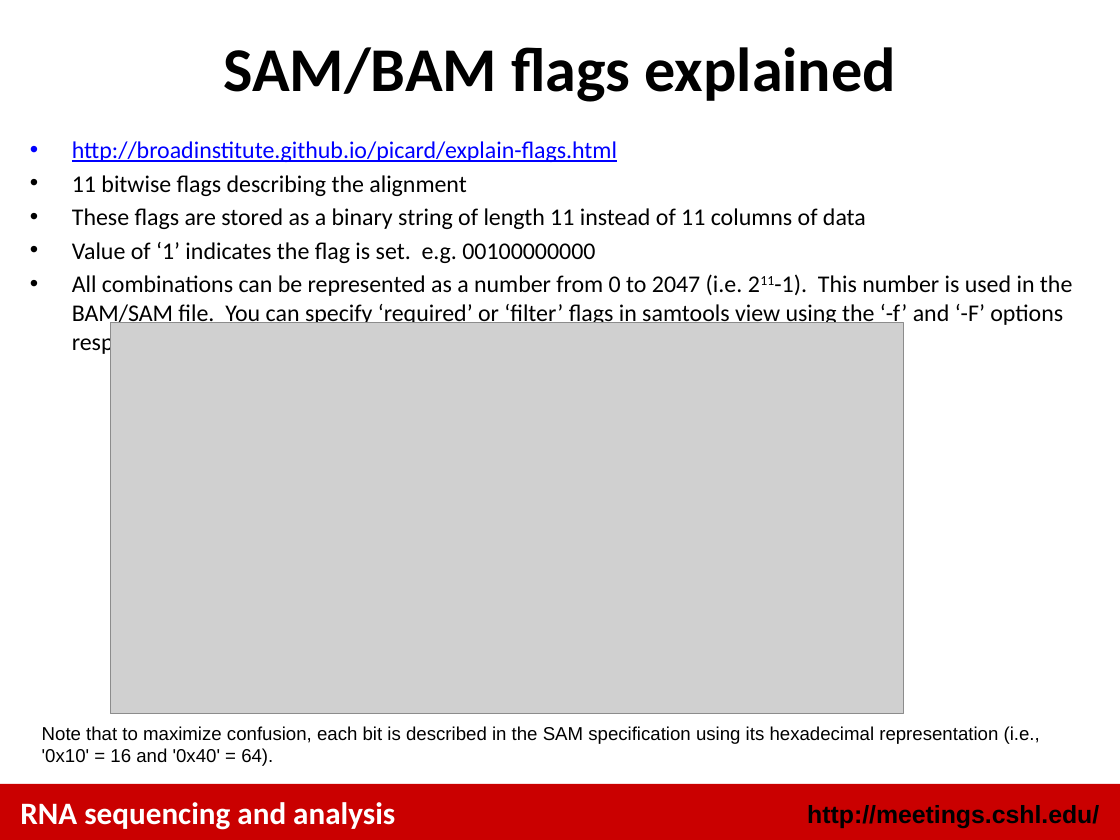
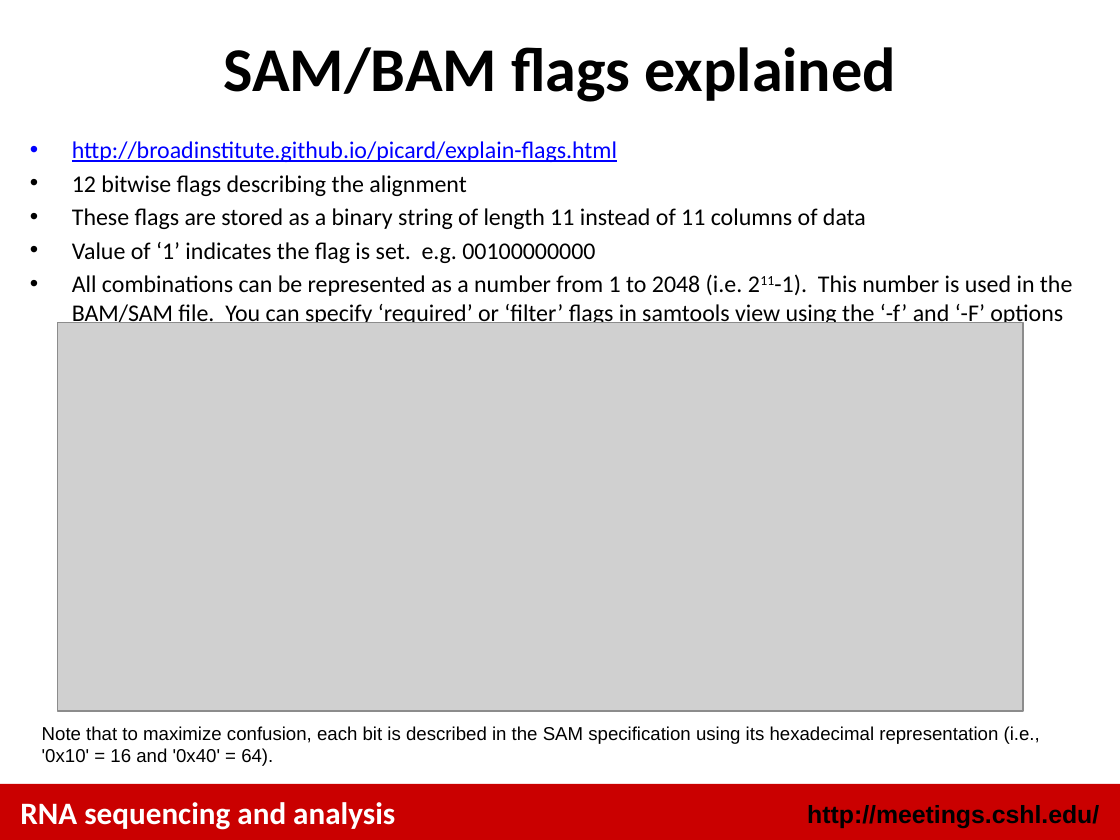
Before and after one commit to griffithlab/rnaseq_tutorial_wiki, a slide deck: slide 20 of LectureFiles/cshl/2015/RNASeq_Module2_Lecture.pptx. Drawn at 1120x840 pixels with LibreOffice and Linux fonts; fonts in the diff are those of the drawing; grey boxes stand for pictures. Boxes give left, top, right and bottom in pixels: in the first picture for what was removed or moved away, otherwise in the second. Text is boxed around its words. In the diff, an @@ line names an element or a change of style, - is before the commit and + after.

```diff
--- a/LectureFiles/cshl/2015/RNASeq_Module2_Lecture.pptx
+++ b/LectureFiles/cshl/2015/RNASeq_Module2_Lecture.pptx
@@ text at (72,175,466,196): text changed @@
-• 11 bitwise flags describing the alignment
+• 12 bitwise flags describing the alignment
@@ text at (72,274,1072,328): text changed @@
-• All combinations can be represented as a number from 0 to 2047 (i.e. 211-1). This number is used in the BAM/SAM file. You can specify ‘required’ or ‘filter’ flags in samtools view using the ‘-f’ and ‘-F’ options respectively
+• All combinations can be represented as a number from 1 to 2048 (i.e. 211-1). This number is used in the BAM/SAM file. You can specify ‘required’ or ‘filter’ flags in samtools view using the ‘-f’ and ‘-F’ options respectively
@@ picture: place and size @@
-picture at (110,323,904,713)
+picture at (57,323,1023,711)
```
Also in this commit, not shown: 1 other slide changed, 1 other file.
